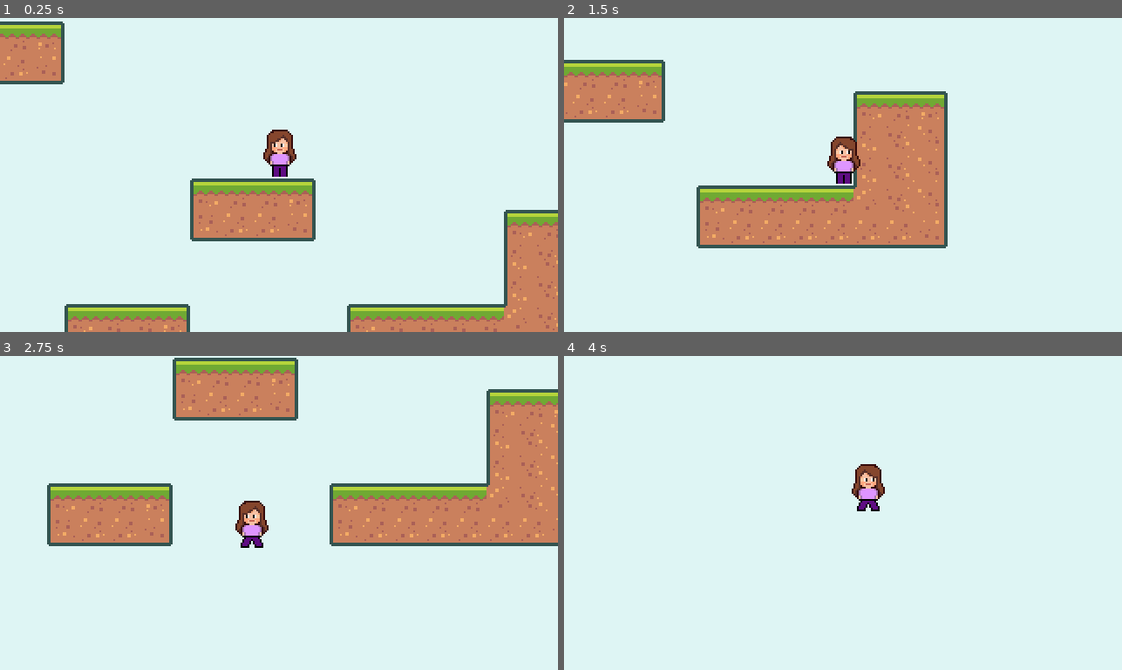
Above: before the commit, frames 1-4 (two rows, left to right).
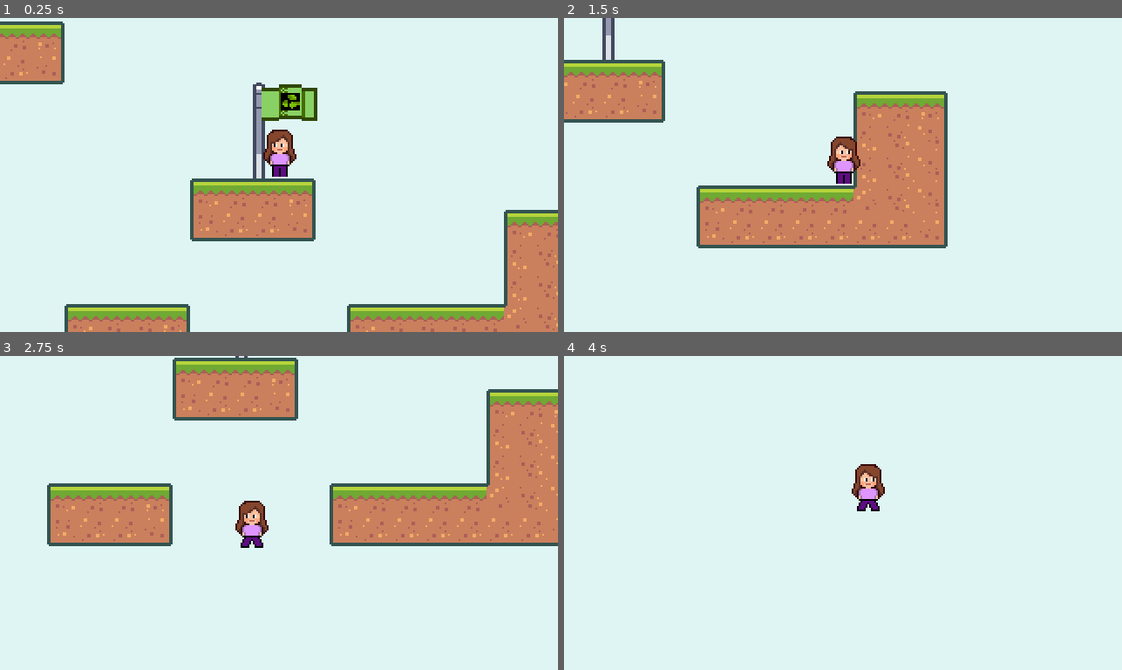
Above: after the commit, the same moments.

Repository: kirpiim/EqoQuest
Game: Godot game, scene res://scenes/Main.tscn
Two runs of this game, one before a commit and one after it. Both use one fixed random seed, a clock stepped at 60 frames per second and the inputs below.
Inputs:
- Up to frame 1 (0.25 s): no input
- Up to frame 2 (1.5 s): hold Right (move_right) from 0.53 s (still down); tap Shift (dash) at 0.6, 1.35 s; tap W (jump) at 0.77 s
- Up to frame 3 (2.75 s): tap W (jump) at 1.52 s; release Right (move_right) at 2.03 s; hold Left (move_left) from 2.03 s (still down); tap Shift (dash) at 2.1 s
- Up to frame 4 (4 s): release Left (move_left) at 2.78 s; hold Right (move_right) from 2.78 s (still down); tap Shift (dash) at 2.85, 3.6 s; tap W (jump) at 3.02, 3.77 s

The runs differ from the first frame. In frame 1, 1.6% of the frame differs, in the area x 45-57%, y 20-52%; in frame 2, 0.2%; in frame 3, less than 0.1%; in frame 4, nothing differs.

Commit message:
feat(base-level): integrate flag as reusable child scene
- Added Flag.tscn as ext_resource to BaseLevel
- Instanced Flag node into BaseLevel for consistent win condition setup
- Added BaseLevel to `base_level` group

Diff:
--- a/scenes/BaseLevel.tscn
+++ b/scenes/BaseLevel.tscn
@@ -1,11 +1,14 @@
-[gd_scene load_steps=5 format=2]
+[gd_scene load_steps=6 format=2]
 
 [ext_resource path="res://scenes/Player.tscn" type="PackedScene" id=1]
 [ext_resource path="res://scenes/GameCamera.tscn" type="PackedScene" id=2]
 [ext_resource path="res://resources/tileset.tres" type="TileSet" id=3]
+[ext_resource path="res://scenes/Flag.tscn" type="PackedScene" id=4]
 [ext_resource path="res://scenes/BaseLevel.gd" type="Script" id=6]
 
-[node name="BaseLevel" type="Node2D"]
+[node name="BaseLevel" type="Node2D" groups=[
+"base_level",
+]]
 script = ExtResource( 6 )
 
 [node name="TileMap" type="TileMap" parent="."]
@@ -16,6 +19,8 @@
 
 [node name="GameCamera" parent="." instance=ExtResource( 2 )]
 
+[node name="Flag" parent="." instance=ExtResource( 4 )]
+
 [node name="Enemies" type="Node2D" parent="."]
 
 [node name="Collectibles" type="Node2D" parent="."]
